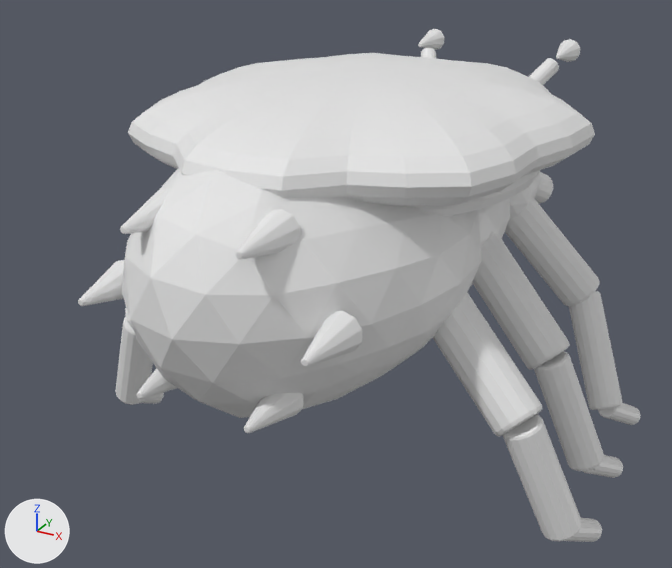
The Blender file assets/models/source/underworld-creature-sporeling.blend: old version first, new version second.
The view is the same before and after, from a camera (50 mm lens) standing at (0.367, -0.763, 0.541) and looking at (-0.015, -0.069, 0.194). Every picture has the same lights, and +X, +Y and +Z are marked at lower left. The older version comes first.

In view in the first picture: 'Sporeling_Abdomen', 'Sporeling_CapArmor', 'Sporeling_L_Tibia3', 'Sporeling_R_Femur1', 'Sporeling_R_Femur2', 'Sporeling_R_Femur3', 'Sporeling_R_Tibia1', 'Sporeling_R_Tibia2', 'Sporeling_R_Tibia3', 'Sporeling_SporeVent_1', 'Sporeling_SporeVent_2', 'Sporeling_SporeVent_3', 'Sporeling_SporeVent_4', 'Sporeling_SporeVent_5', 'Sporeling_SporeVent_6' and 14 more.
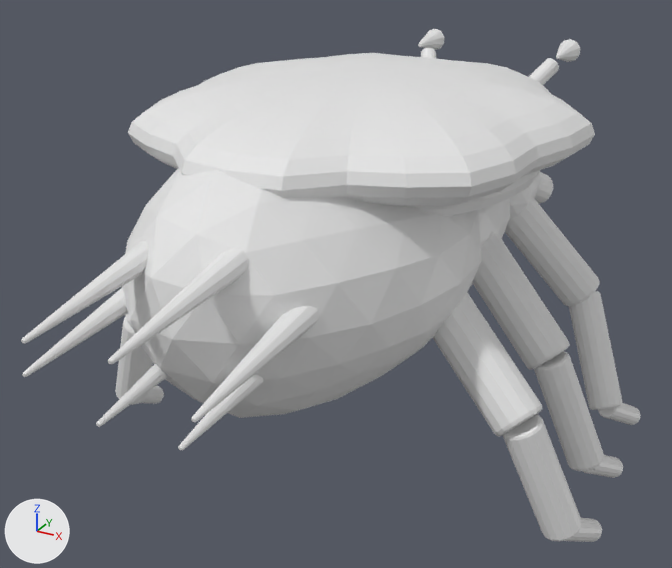
Boxes [x1, y1, x2, y2] around the edits, measured in the pictures (672 x 568 px):
```json
{"object": "Sporeling_SporeVent_2", "change": "moved, turned, rescaled", "before": [236, 209, 301, 259], "after": [108, 248, 249, 364]}
{"object": "Sporeling_SporeVent_1", "change": "moved, turned, rescaled", "before": [301, 311, 362, 367], "after": [191, 306, 319, 422]}
{"object": "Sporeling_SporeVent_3", "change": "moved, turned, rescaled", "before": [120, 188, 170, 234], "after": [21, 241, 148, 344]}
{"object": "Sporeling_SporeVent_4", "change": "moved, turned, rescaled", "before": [78, 260, 124, 306], "after": [22, 288, 128, 377]}
{"object": "Sporeling_SporeVent_6", "change": "moved, turned, rescaled", "before": [244, 393, 303, 433], "after": [178, 374, 264, 450]}
{"object": "Sporeling_SporeVent_5", "change": "moved, turned, rescaled", "before": [136, 368, 177, 399], "after": [96, 364, 167, 427]}
```

Scene script edits in JSON lines:
```json
{"op": "set", "path": "ob_sporeling_sporevent_1.location", "old": "(0.095, -0.285, 0.255)", "new": "(0.072, -0.331, 0.261)"}
{"op": "set", "path": "ob_sporeling_sporevent_1.rotation_euler", "old": "(1.571, 0.0, 0.0)", "new": "(1.698, -0.104, -0.0132)", "note": "degrees (90, 0, 0) -> degrees (97, -6, -0.8)"}
{"op": "set", "path": "ob_sporeling_sporevent_1.scale", "old": "(1.0, 1.0, 1.0)", "new": "(0.758, 0.666, 2.59)"}
{"op": "set", "path": "ob_sporeling_sporevent_2.location", "old": "(0.048, -0.285, 0.32)", "new": "(0.031, -0.351, 0.298)"}
{"op": "set", "path": "ob_sporeling_sporevent_2.rotation_euler", "old": "(1.571, 0.0, 0.0)", "new": "(1.698, -0.104, -0.0132)", "note": "degrees (90, 0, 0) -> degrees (97, -6, -0.8)"}
{"op": "set", "path": "ob_sporeling_sporevent_2.scale", "old": "(1.0, 1.0, 1.0)", "new": "(0.758, 0.666, 2.59)"}
{"op": "set", "path": "ob_sporeling_sporevent_3.location", "old": "(-0.048, -0.285, 0.32)", "new": "(-0.041, -0.347, 0.292)"}
{"op": "set", "path": "ob_sporeling_sporevent_3.rotation_euler", "old": "(1.571, 0.0, 0.0)", "new": "(1.698, -0.104, -0.0132)", "note": "degrees (90, 0, 0) -> degrees (97, -6, -0.8)"}
{"op": "set", "path": "ob_sporeling_sporevent_3.scale", "old": "(1.0, 1.0, 1.0)", "new": "(0.758, 0.666, 2.59)"}
{"op": "set", "path": "ob_sporeling_sporevent_4.location", "old": "(-0.095, -0.285, 0.255)", "new": "(-0.072, -0.324, 0.249)"}
{"op": "set", "path": "ob_sporeling_sporevent_4.rotation_euler", "old": "(1.571, 0.0, 0.0)", "new": "(1.698, -0.104, -0.0132)", "note": "degrees (90, 0, 0) -> degrees (97, -6, -0.8)"}
{"op": "set", "path": "ob_sporeling_sporevent_4.scale", "old": "(1.0, 1.0, 1.0)", "new": "(0.758, 0.666, 2.59)"}
{"op": "set", "path": "ob_sporeling_sporevent_5.location", "old": "(-0.048, -0.285, 0.19)", "new": "(-0.031, -0.305, 0.212)"}
{"op": "set", "path": "ob_sporeling_sporevent_5.rotation_euler", "old": "(1.571, 0.0, 0.0)", "new": "(1.698, -0.104, -0.0132)", "note": "degrees (90, 0, 0) -> degrees (97, -6, -0.8)"}
{"op": "set", "path": "ob_sporeling_sporevent_5.scale", "old": "(1.0, 1.0, 1.0)", "new": "(0.758, 0.666, 2.59)"}
{"op": "set", "path": "ob_sporeling_sporevent_6.location", "old": "(0.048, -0.285, 0.19)", "new": "(0.041, -0.308, 0.218)"}
{"op": "set", "path": "ob_sporeling_sporevent_6.rotation_euler", "old": "(1.571, 0.0, 0.0)", "new": "(1.698, -0.104, -0.0132)", "note": "degrees (90, 0, 0) -> degrees (97, -6, -0.8)"}
{"op": "set", "path": "ob_sporeling_sporevent_6.scale", "old": "(1.0, 1.0, 1.0)", "new": "(0.758, 0.666, 2.59)"}
```
